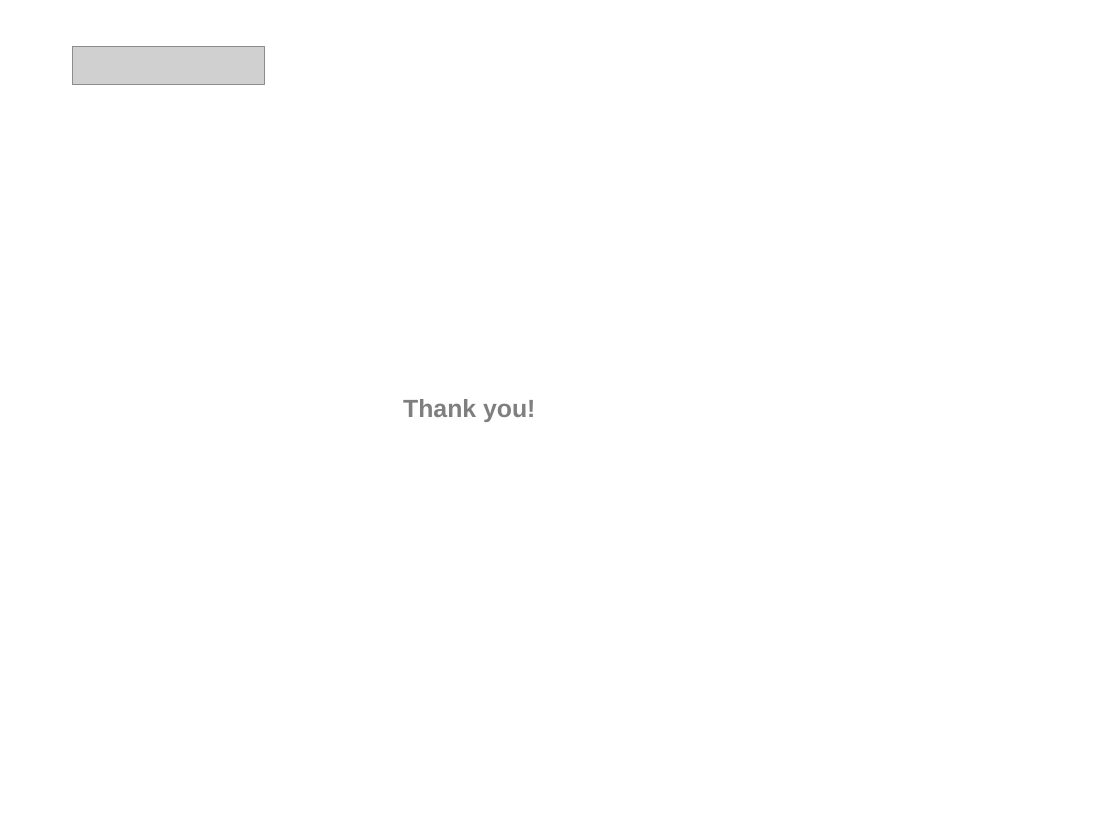
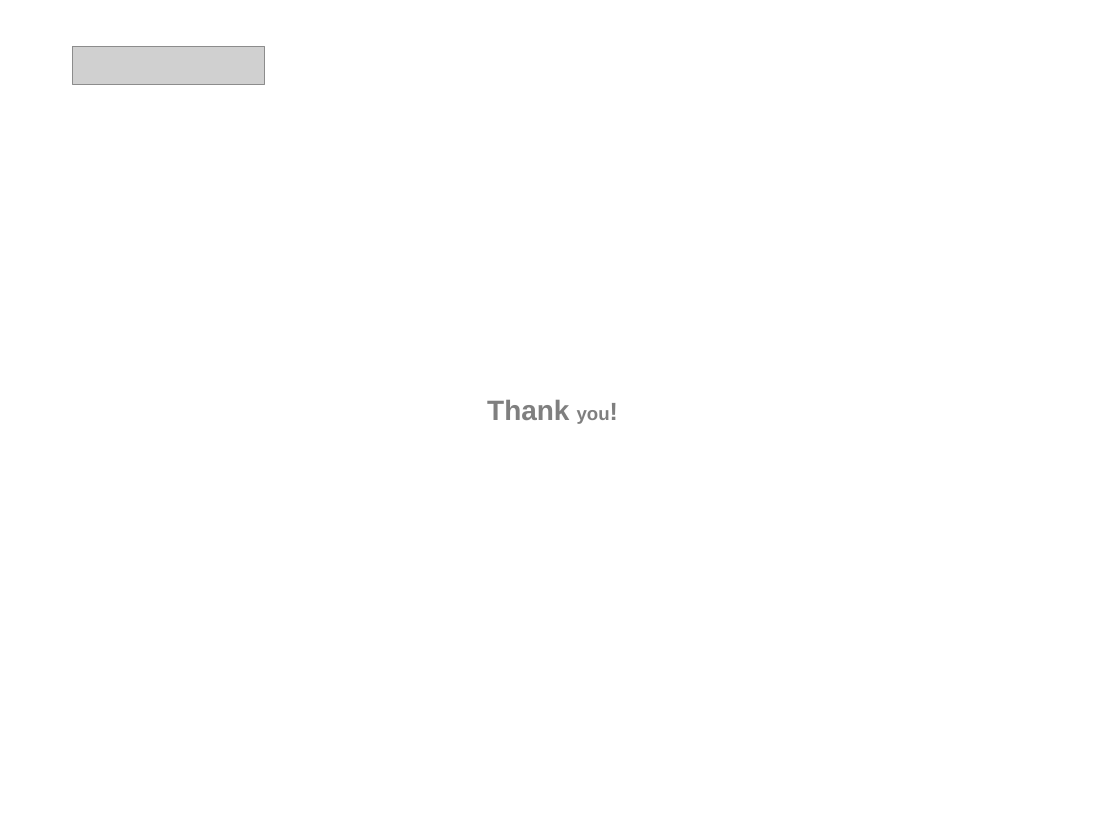
Before and after one commit to svilupp/slide-doctor, a slide deck: slide 7 of data/dickinson_basic1.pptx. Drawn at 1120x840 pixels with LibreOffice and Linux fonts; fonts in the diff are those of the drawing; grey boxes stand for pictures; background and template pictures are left out. Boxes give left, top, right and bottom in pixels: in the first picture for what was removed or moved away, otherwise in the second. Text is boxed around its words. In the diff, an @@ line names an element or a change of style, - is before the commit and + after.

```diff
--- a/data/dickinson_basic1.pptx
+++ b/data/dickinson_basic1.pptx
@@ title "Thank you!": place and size @@
-title "Thank you!" at <box>403,399,535,422</box>
+title "Thank you!" at <box>487,400,610,424</box>
@@ title "Thank you!" at <box>487,400,610,424</box>: size 16 to 18 pt in "Thank"; size 16 to 12 pt in "you!" @@
```
Also in this commit, not shown: 1 other slide changed.
